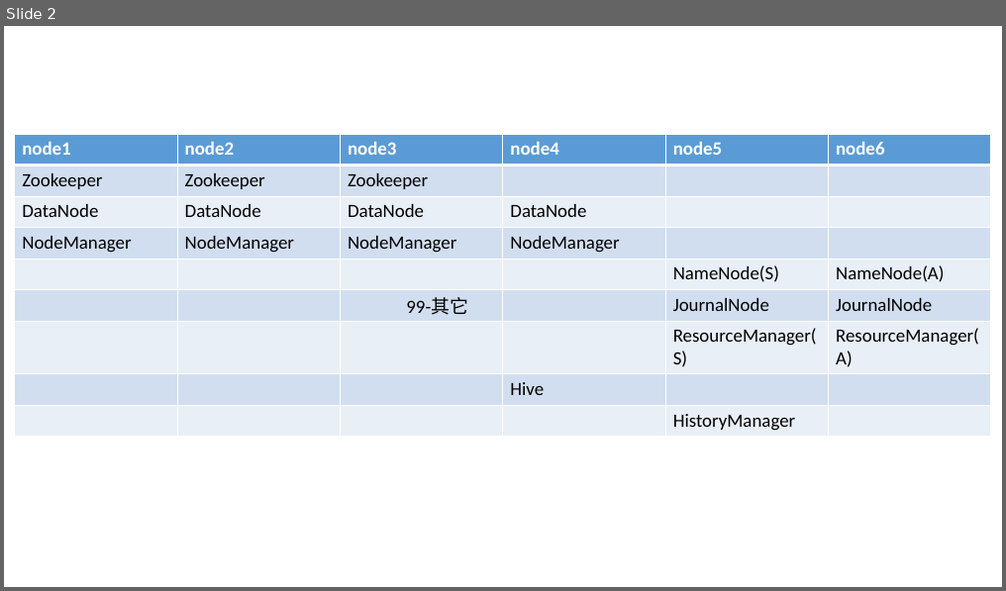
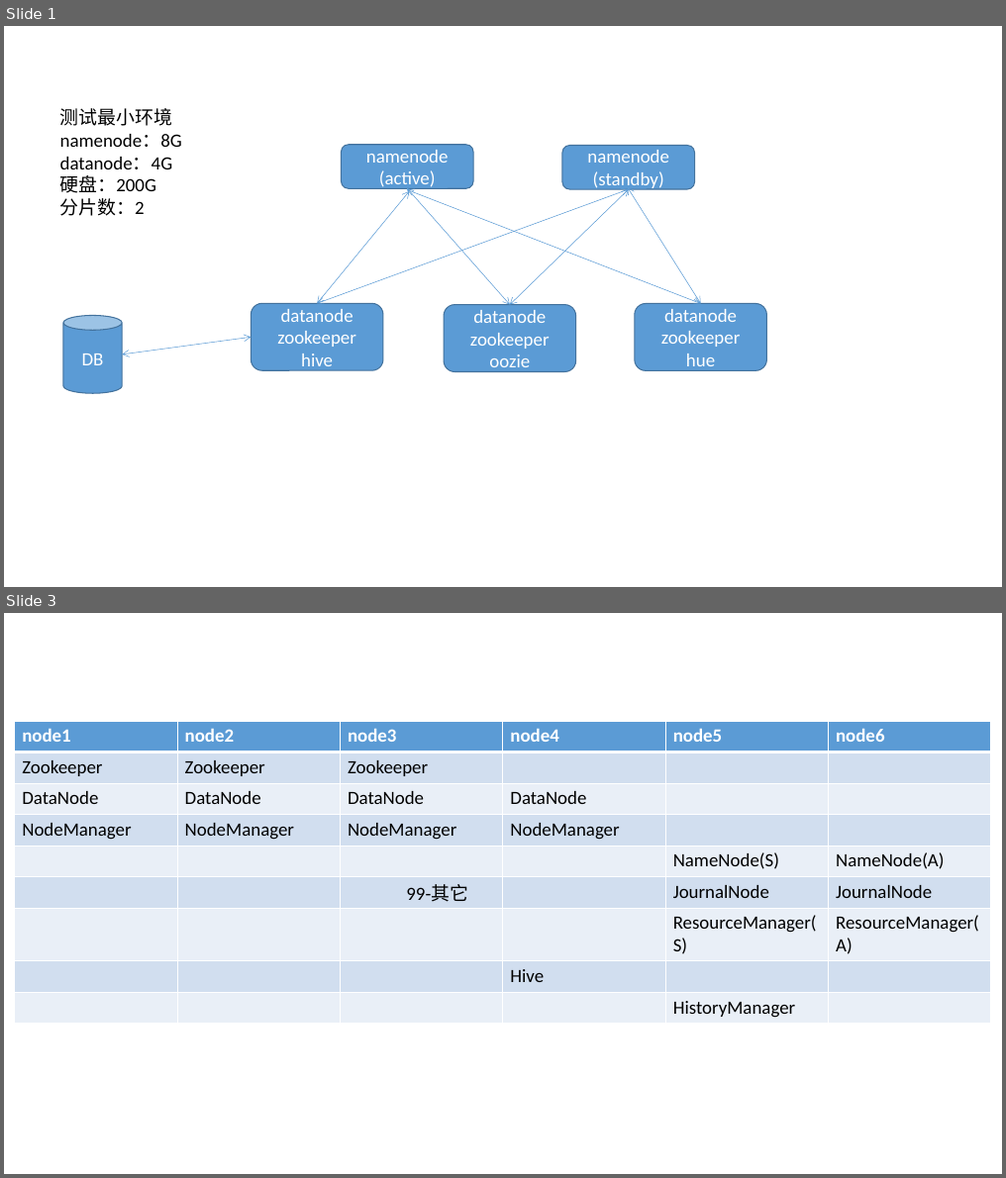
Before and after one commit to rockleeprc/note, a slide deck: ppt/BI.pptx. Shown one above the other, each under a label of ours: slide 2 before the commit, slides 1 and 3 after it; the slides between them are not shown. The pictures are 1006x591 and 1006x1178 pixels, drawn with LibreOffice and Linux fonts; fonts in the diff are those of the drawing. Boxes give left, top, right and bottom in pixels: in the first picture for what was removed or moved away, otherwise in the second. Text is boxed around its words. In the diff, an @@ line names an element or a change of style, - is before the commit and + after.

```diff
--- a/ppt/BI.pptx
+++ b/ppt/BI.pptx
@@ slide 1 added at <box>4,26,1002,587</box>, background #FFFFFF @@
@@ text added at <box>60,108,182,216</box>, 18 pt, text #000000 @@
+测试最小环境
+namenode：8G
+datanode：4G
+硬盘：200G
+分片数：2
@@ rounded rectangle added at <box>341,144,473,188</box>, fill #5B9BD5, outline #43739E 1 pt, 18 pt, text #FFFFFF @@
+namenode
+(active)
@@ rounded rectangle added at <box>562,145,695,189</box>, fill #5B9BD5, outline #43739E 1 pt, 18 pt, text #FFFFFF @@
+namenode
+(standby)
@@ double arrow added from (410, 191) to (317, 304), #5B9BD5 0.5 pt @@
@@ double arrow added from (629, 189) to (317, 304), #5B9BD5 0.5 pt @@
@@ double arrow added from (510, 305) to (407, 188), #5B9BD5 0.5 pt @@
@@ double arrow added from (701, 304) to (407, 190), #5B9BD5 0.5 pt @@
@@ double arrow added from (510, 305) to (629, 189), #5B9BD5 0.5 pt @@
@@ double arrow added from (701, 304) to (628, 187), #5B9BD5 0.5 pt @@
@@ cylinder added at <box>63,316,122,393</box>, fill #5B9BD5, outline #43739E 1 pt, 18 pt, text #FFFFFF @@
+DB
@@ rounded rectangle added at <box>252,304,383,372</box>, fill #5B9BD5, outline #43739E 1 pt, 18 pt, text #FFFFFF @@
+datanode
+zookeeper
+hive
@@ rounded rectangle added at <box>444,305,576,372</box>, fill #5B9BD5, outline #43739E 1 pt, 18 pt, text #FFFFFF @@
+datanode
+zookeeper
+oozie
@@ double arrow added from (510, 305) to (510, 305), #5B9BD5 0.5 pt @@
@@ rounded rectangle added at <box>635,304,767,372</box>, fill #5B9BD5, outline #43739E 1 pt, 18 pt, text #FFFFFF @@
+datanode
+zookeeper
+hue
@@ double arrow added from (252, 338) to (122, 355), #5B9BD5 0.5 pt @@
@@ what was slide 2 is now slide 3 @@
```
Also in this commit, not shown: 1 slide changed, 1 slide removed, 3 other files.
